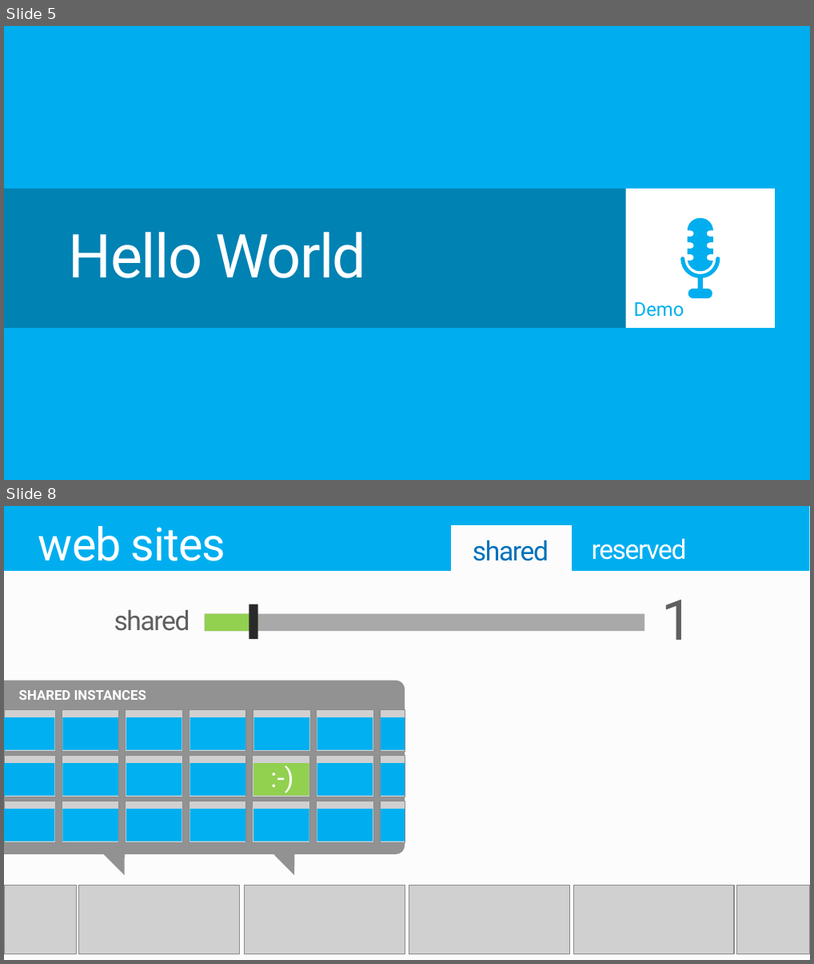
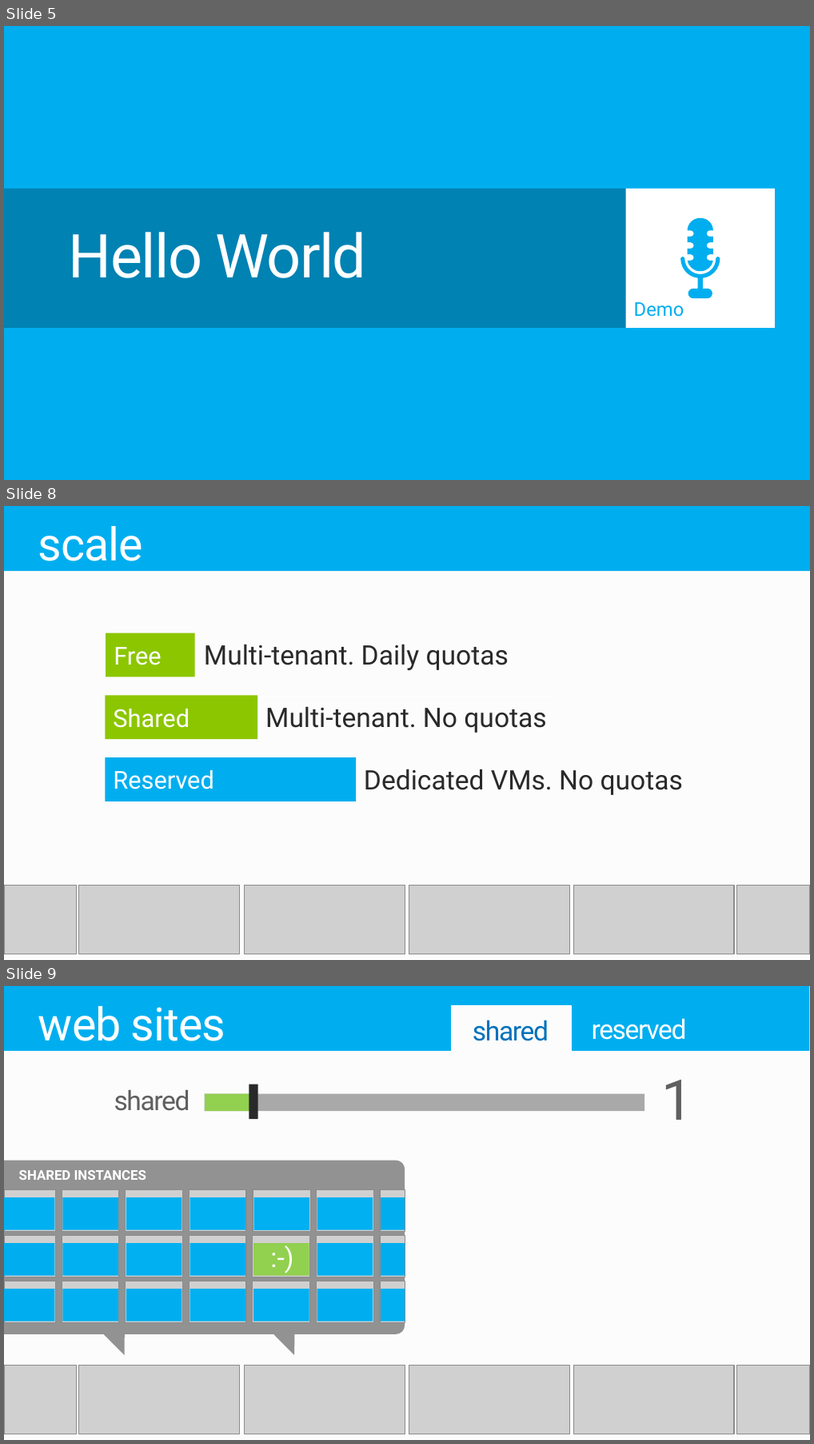
Before and after one commit to raz2/PRESENTATION-WindowsAzureWebSites, a slide deck: WindowsAzureWebSites.pptx. Shown one above the other, each under a label of ours: slides 5 and 8 before the commit, slides 5, 8 and 9 after it; the slides between them are not shown. The pictures are 814x964 and 814x1444 pixels, drawn with LibreOffice and Linux fonts; fonts in the diff are those of the drawing; grey boxes stand for pictures; background and template pictures are left out. Boxes give left, top, right and bottom in pixels: in the first picture for what was removed or moved away, otherwise in the second. Text is boxed around its words. In the diff, an @@ line names an element or a change of style, - is before the commit and + after.

```diff
--- a/WindowsAzureWebSites.pptx
+++ b/WindowsAzureWebSites.pptx
@@ slide 8 added at (x1=4, y1=506, x2=810, y2=960), background #FCFCFC @@
@@ rectangle added at (x1=4, y1=506, x2=810, y2=572), fill #00AEEF @@
@@ title added at (x1=38, y1=526, x2=143, y2=572), 41 pt, text #FFFFFF @@
+scale
@@ rectangle added at (x1=106, y1=632, x2=195, y2=676), fill #8CC600, 22 pt, text #FFFFFF @@
+Free
@@ text added at (x1=204, y1=644, x2=509, y2=670), 24 pt, text #292929 @@
+Multi-tenant. Daily quotas
@@ line added from (105, 697) to (553, 697), #FFFFFF 1 pt @@
@@ rectangle added at (x1=105, y1=695, x2=258, y2=738), fill #8CC600, 22 pt, text #FFFFFF @@
+Shared
@@ text added at (x1=266, y1=706, x2=546, y2=732), 24 pt, text #292929 @@
+Multi-tenant. No quotas
@@ rectangle added at (x1=105, y1=757, x2=355, y2=801), fill #00AEEF, 22 pt, text #FFFFFF @@
+Reserved
@@ text added at (x1=364, y1=768, x2=683, y2=795), 24 pt, text #292929 @@
+Dedicated VMs. No quotas
@@ group added at (x1=4, y1=885, x2=810, y2=954): 6 pictures @@
@@ what was slide 8 is now slide 9 @@
```
Also in this commit, not shown: 8 slides changed.
